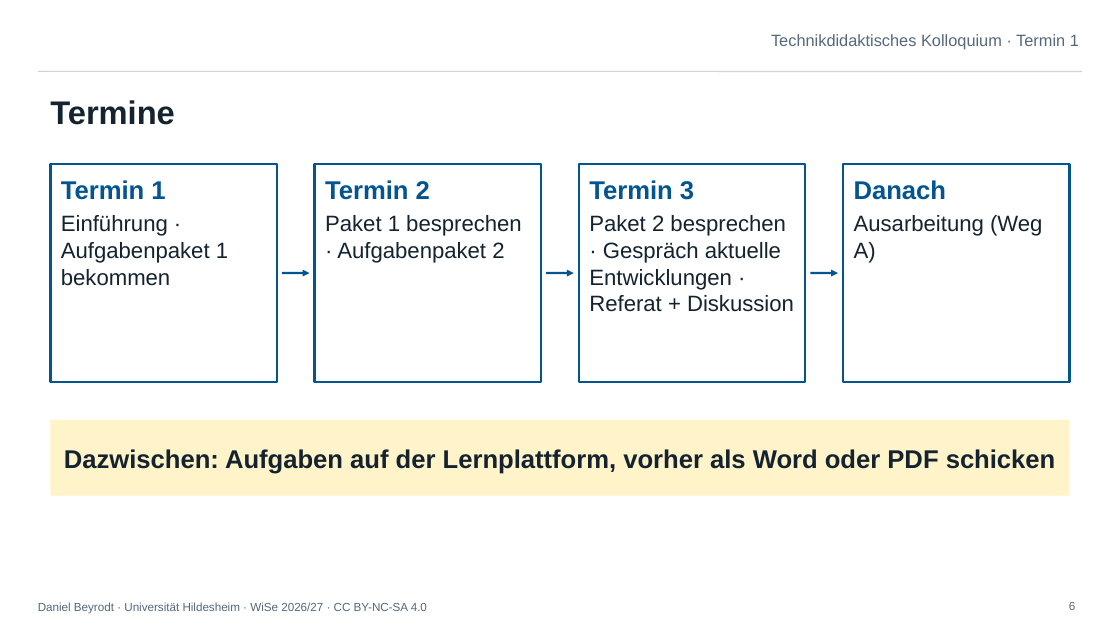
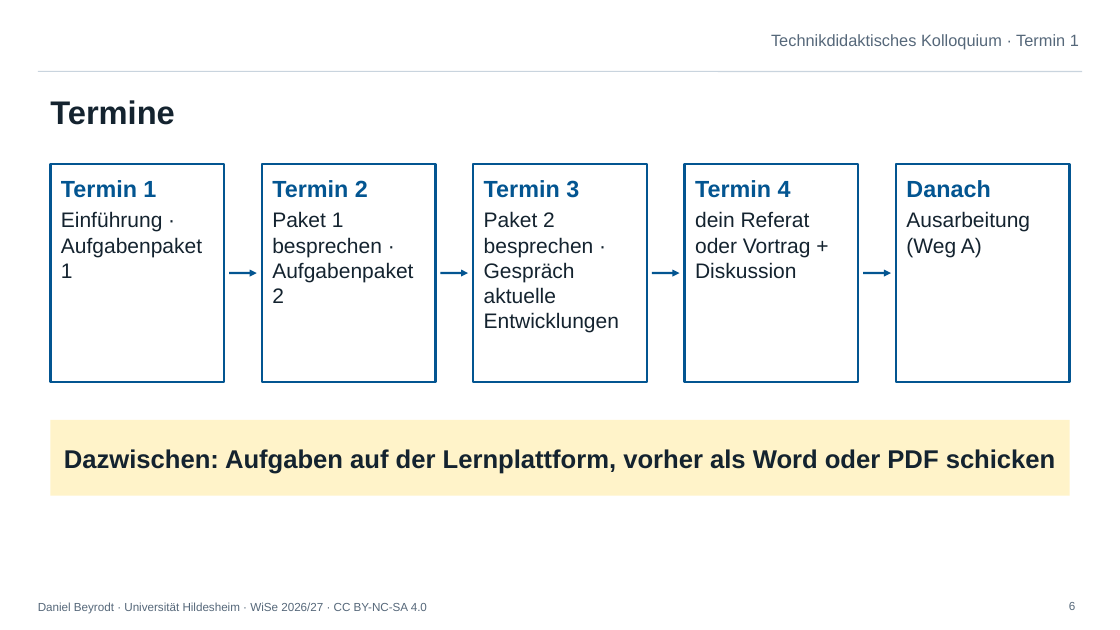
Before and after one commit to deinTechniklehrer/Uni-Hildesheim, a slide deck: slide 6 of technikdidaktisches-kolloquium/praesentationen/TdK_Termin-1_Einfuehrung-Technikbegriff.pptx. Drawn at 1120x630 pixels with LibreOffice and Linux fonts; fonts in the diff are those of the drawing; background and template pictures are left out. Boxes give left, top, right and bottom in pixels: in the first picture for what was removed or moved away, otherwise in the second. Text is boxed around its words. In the diff, an @@ line names an element or a change of style, - is before the commit and + after.

```diff
--- a/technikdidaktisches-kolloquium/praesentationen/TdK_Termin-1_Einfuehrung-Technikbegriff.pptx
+++ b/technikdidaktisches-kolloquium/praesentationen/TdK_Termin-1_Einfuehrung-Technikbegriff.pptx
@@ rectangle "Termin 1": place and size @@
-rectangle "Termin 1" at [50, 164, 277, 382]
+rectangle "Termin 1" at [50, 164, 224, 382]
@@ rectangle "Termin 2": place and size @@
-rectangle "Termin 2" at [315, 164, 542, 382]
+rectangle "Termin 2" at [262, 164, 436, 382]
@@ rectangle "Termin 2" at [262, 164, 436, 382]: size 22 to 20 pt in "Termin 2"; size 19 to 18 pt in "Paket 1 besprechen · Aufgabenpaket 2" @@
@@ rectangle "Termin 3": place and size @@
-rectangle "Termin 3" at [579, 164, 806, 382]
+rectangle "Termin 3" at [473, 164, 647, 382]
@@ rectangle added at [685, 164, 859, 382], fill #FFFFFF, outline #035591 2 pt, 18 pt, text #14232F @@
+Termin 4
+dein Referat oder Vortrag + Diskussion
@@ rectangle "Danach": place and size @@
-rectangle "Danach" at [844, 164, 1070, 382]
+rectangle "Danach" at [897, 164, 1070, 382]
@@ rectangle "Danach" at [897, 164, 1070, 382]: size 22 to 20 pt in "Danach"; size 19 to 18 pt in "Ausarbeitung (Weg A)" @@
@@ text in rectangle at [61, 180, 156, 198]: size 22 to 20 pt in "Termin 1" @@
@@ text in rectangle at [484, 180, 579, 198]: size 22 to 20 pt in "Termin 3" @@
@@ text in rectangle at [61, 211, 202, 278]: text changed; size 19 to 18 pt @@
-Einführung · Aufgabenpaket 1 bekommen
+Einführung · Aufgabenpaket 1
@@ text in rectangle at [484, 211, 619, 333]: text changed; size 19 to 18 pt @@
-Paket 2 besprechen · Gespräch aktuelle Entwicklungen · Referat + Diskussion
+Paket 2 besprechen · Gespräch aktuelle Entwicklungen
@@ arrow moved from (282, 273) - (310, 273) to (229, 273) - (257, 273) @@
@@ arrow moved from (546, 273) - (574, 273) to (440, 273) - (468, 273) @@
@@ arrow added from (652, 273) to (680, 273), #035591 2 pt @@
@@ arrow moved from (811, 273) - (839, 273) to (864, 273) - (891, 273) @@
```
Also in this commit, not shown: 1 other slide changed, 11 other files.
